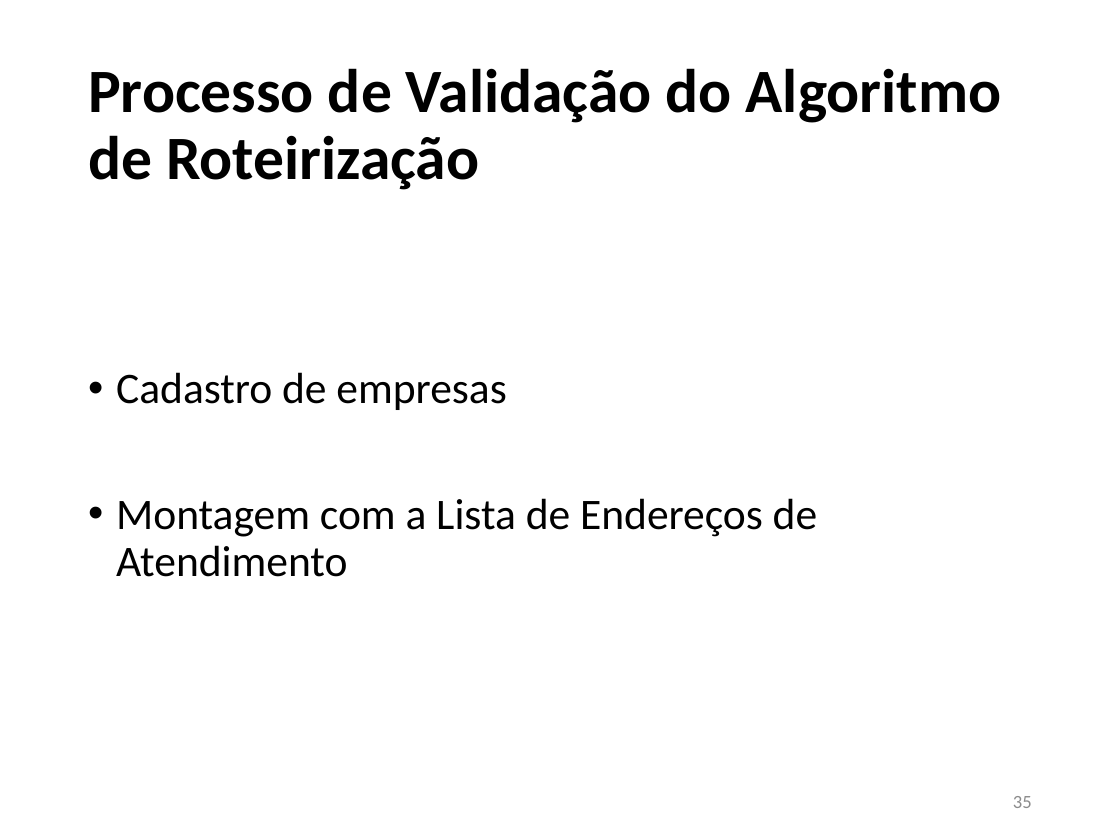
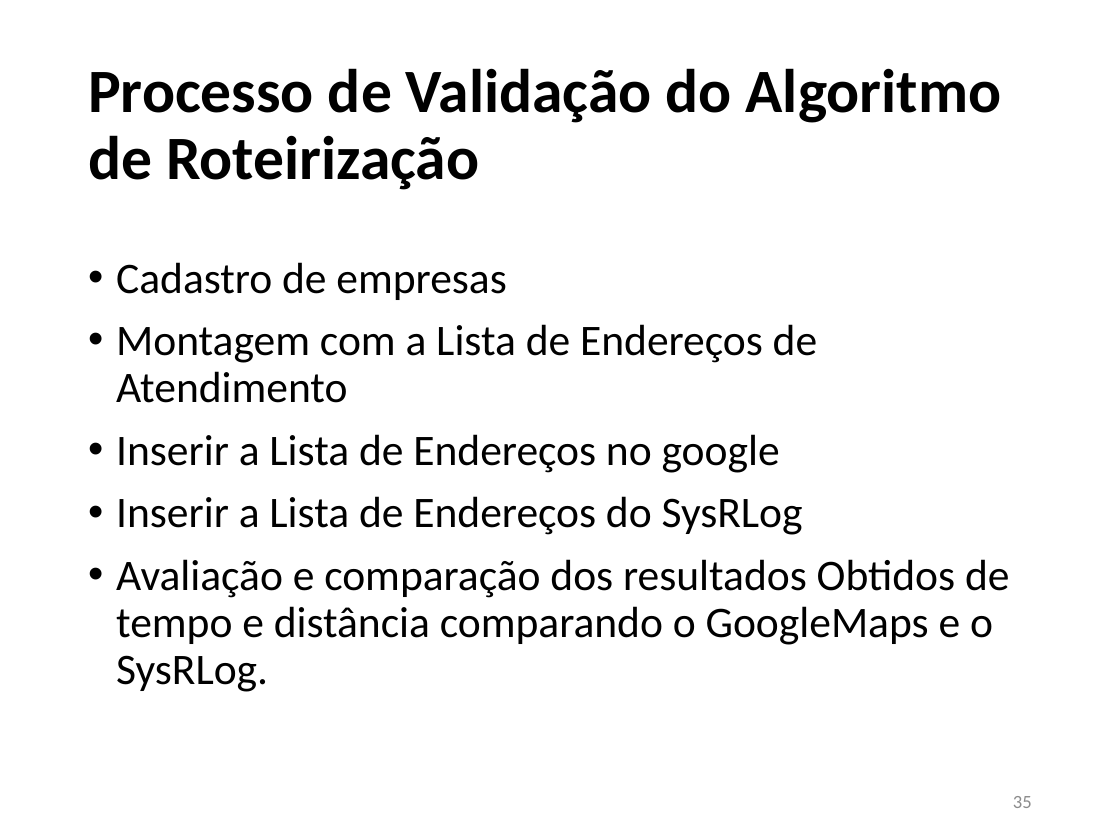
Before and after one commit to JoaoVFG/documentacaoTG, a slide deck: slide 35 of APRESENTAÇÃO JOAO VITOR.pptx. Drawn at 1120x840 pixels with LibreOffice and Linux fonts; fonts in the diff are those of the drawing. Boxes give left, top, right and bottom in pixels: in the first picture for what was removed or moved away, otherwise in the second. Text is boxed around its words. In the diff, an @@ line names an element or a change of style, - is before the commit and + after.

```diff
--- a/APRESENTAÇÃO JOAO VITOR.pptx
+++ b/APRESENTAÇÃO JOAO VITOR.pptx
@@ text "Cadastro de empresas": place and size @@
-text "Cadastro de empresas" at [116, 372, 817, 577]
+text "Cadastro de empresas" at [116, 262, 1009, 692]
@@ text at [116, 434, 1009, 692]: paragraphs added @@
+• Inserir a Lista de Endereços no google
+• Inserir a Lista de Endereços do SysRLog
+• Avaliação e comparação dos resultados Obtidos de tempo e distância comparando o GoogleMaps e o SysRLog.
```
Also in this commit, not shown: 12 other slides changed, 3 slides removed, 6 other files.
